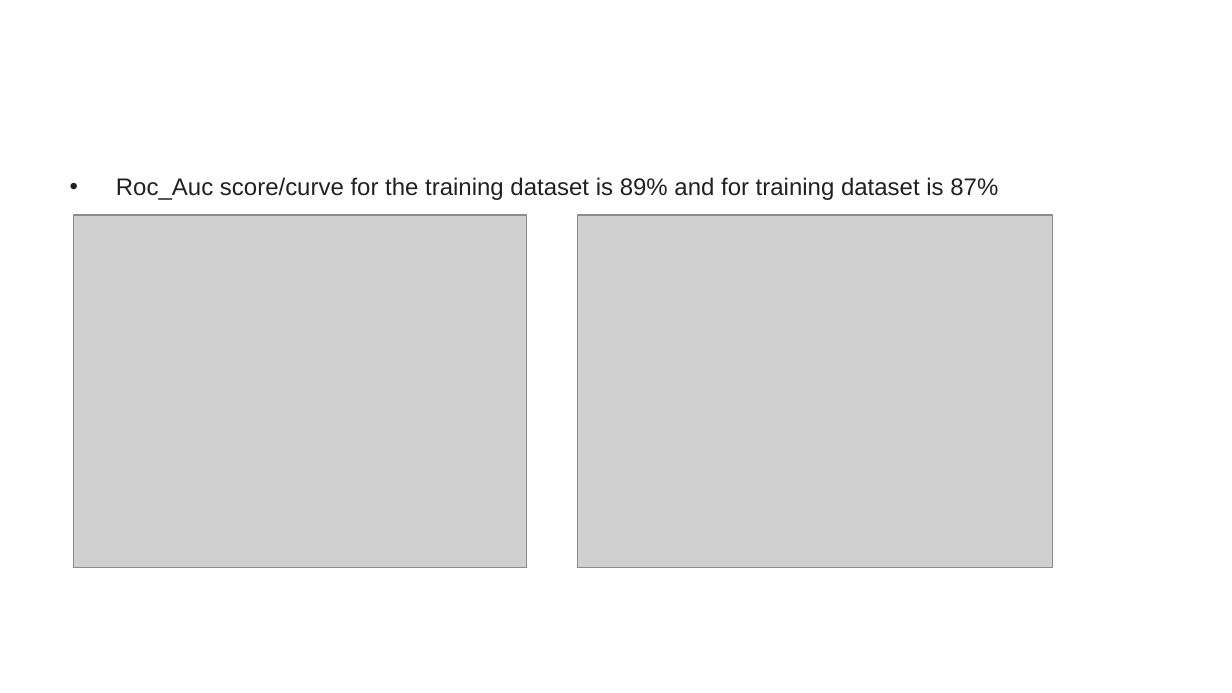
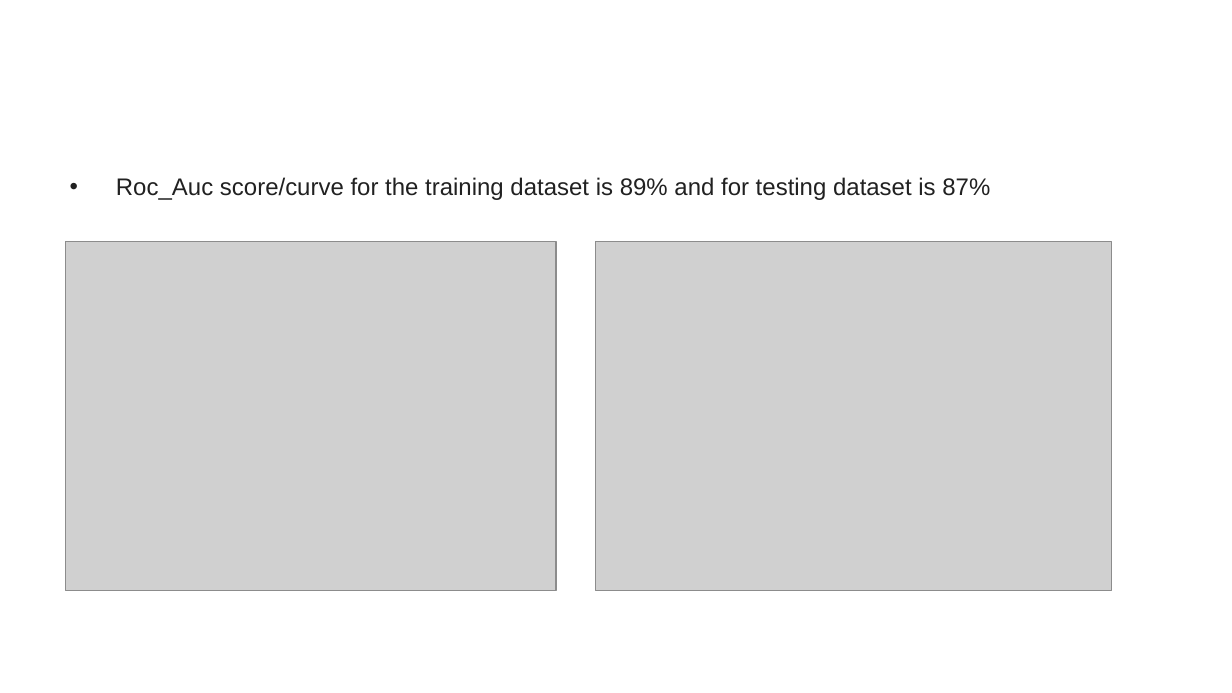
Before and after one commit to Thurab/Company_Bankruptcy_prediction_Classification_usecase, a slide deck: slide 10 of CapstoneProject_Company_Bankruptcy_prediction.pptx. Drawn at 1232x693 pixels with LibreOffice and Linux fonts; fonts in the diff are those of the drawing; grey boxes stand for pictures; background and template pictures are left out. Boxes give left, top, right and bottom in pixels: in the first picture for what was removed or moved away, otherwise in the second. Text is boxed around its words. In the diff, an @@ line names an element or a change of style, - is before the commit and + after.

```diff
--- a/CapstoneProject_Company_Bankruptcy_prediction.pptx
+++ b/CapstoneProject_Company_Bankruptcy_prediction.pptx
@@ text at [116,177,990,200]: text changed @@
-• Roc_Auc score/curve for the training dataset is 89% and for training dataset is 87%
+• Roc_Auc score/curve for the training dataset is 89% and for testing dataset is 87%
@@ picture: place and size @@
-picture at [73,214,526,567]
+picture at [65,241,556,590]
@@ picture: place and size @@
-picture at [577,214,1052,567]
+picture at [595,241,1111,590]
```
Also in this commit, not shown: 16 other slides changed, 6 slides added, 6 slides removed, 2 other files.
